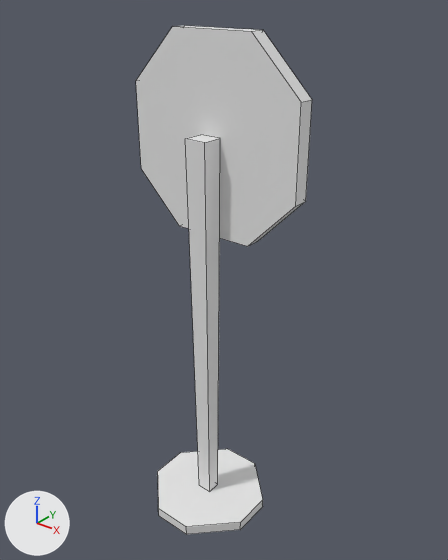
The FBX model Assets/Resources/Models/RoadSign.fbx, before and after one commit.
Camera for both pictures: a camera (50 mm lens) standing at (4.68, -5.47, 7.56) and looking at (0.1, 0.26, 4.01). The lights are fixed; the arrows at lower left show +X, +Y and +Z. Mesh edges are drawn as thin lines.
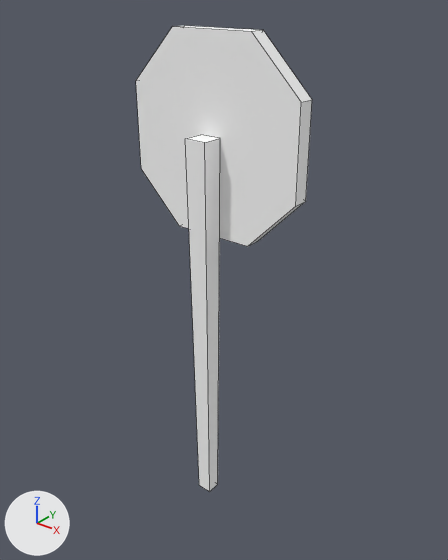
Boxes (x1, y1, x2, y2) around the edits, measured in the pictures (448 x 560 px):
'Cube.005', recoloured, reshaped (8% shorter)
    before: (136, 26, 312, 534)
    after: (136, 26, 312, 492)
part 1 of me_cube_006, deleted
    before: (158, 449, 263, 534)

What the commit changed:
Material 'Material.001' (mat_material_001) changes colour from white #e7e7e7 to white #ffffff; in linear values from (0.8, 0.8, 0.8) to (1.0, 1.0, 1.0).
me_cube_006 has 49 vertices, 34 faces and spans x -1.21..1.21, y -2.8..-1.16, z 0.43..7.07.
me_cube_006 is used by ob_cube_005; location (0.0, 2.0, 0.0).
me_cube_006 part 1: the loose piece of 17 vertices spanning x -0.83..0.81, y -2.8..-1.16, z 0.43..0.58 is deleted.
